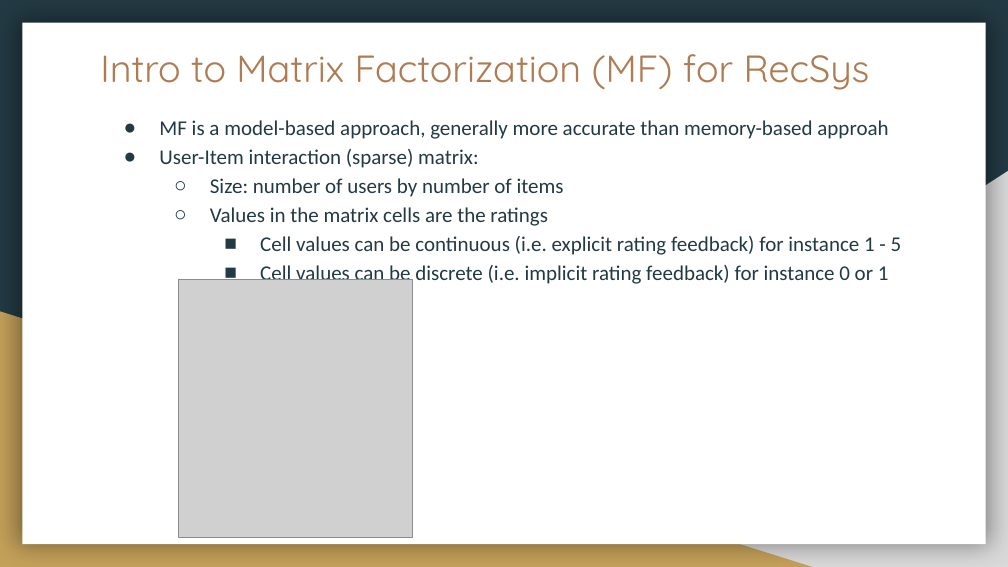
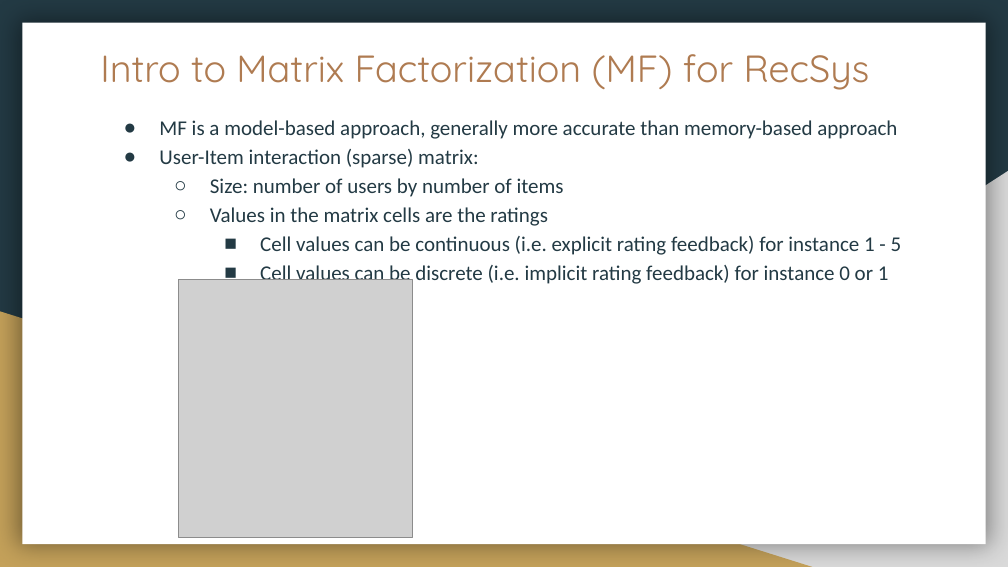
Before and after one commit to aidowu1/Hands-on-Intro-to-building-Explainability-for-RecSys, a slide deck: slide 7 of Presentation/Hands-on Intro to developing Explainability for Recommendation Systems.pptx. Drawn at 1008x567 pixels with LibreOffice and Linux fonts; fonts in the diff are those of the drawing; grey boxes stand for pictures. Boxes give left, top, right and bottom in pixels: in the first picture for what was removed or moved away, otherwise in the second. Text is boxed around its words. In the diff, an @@ line names an element or a change of style, - is before the commit and + after.

```diff
--- a/Presentation/Hands-on Intro to developing Explainability for Recommendation Systems.pptx
+++ b/Presentation/Hands-on Intro to developing Explainability for Recommendation Systems.pptx
@@ text at (x1=159, y1=120, x2=897, y2=139): text changed @@
-● MF is a model-based approach, generally more accurate than memory-based approah
+● MF is a model-based approach, generally more accurate than memory-based approach
```
Also in this commit, not shown: 11 other slides changed, 5 slides added, 1 slide removed, 9 other files.
